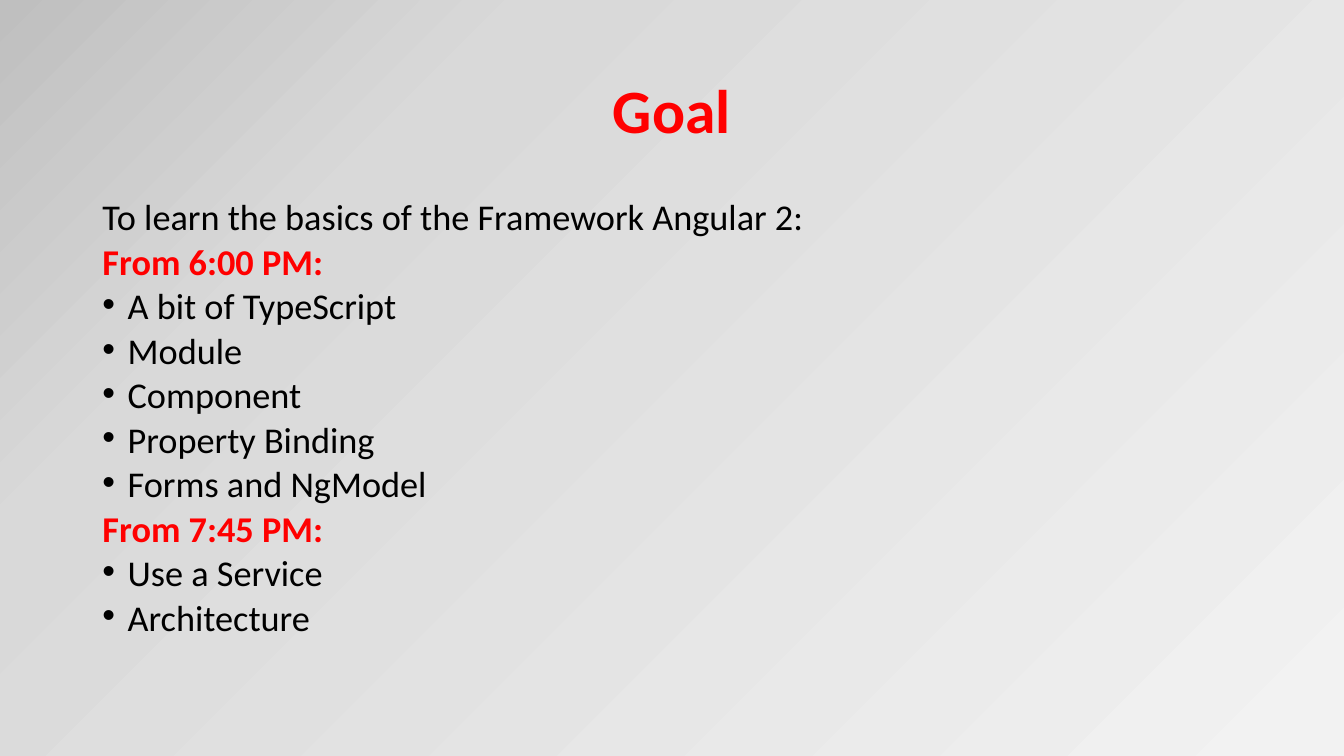
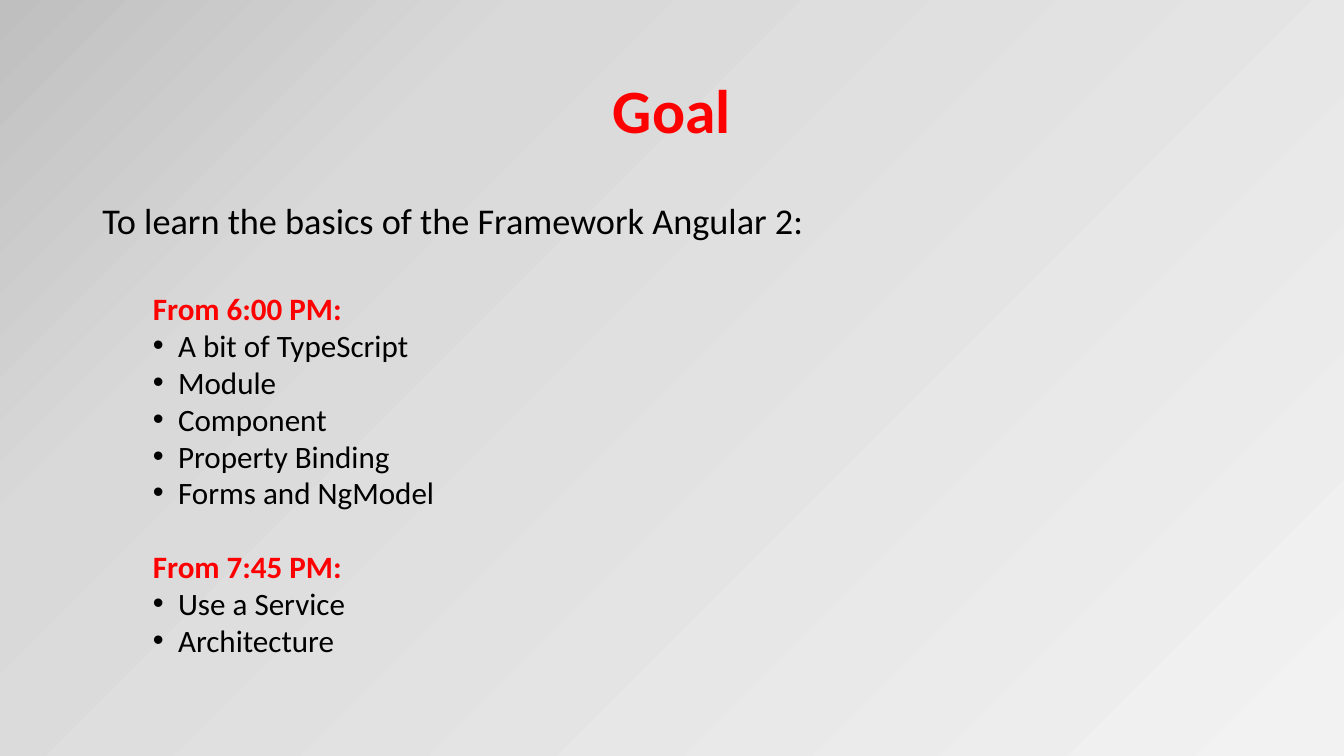
Before and after one commit to OrdinaNederland/hackjam-angular, a slide deck: slide 2 of Angular2.pptx. Drawn at 1344x756 pixels with LibreOffice and Linux fonts; fonts in the diff are those of the drawing. Boxes give left, top, right and bottom in pixels: in the first picture for what was removed or moved away, otherwise in the second. Text is boxed around its words. In the diff, an @@ line names an element or a change of style, - is before the commit and + after.

Commit message:
architecture

```diff
--- a/Angular2.pptx
+++ b/Angular2.pptx
@@ text "To learn the basics of ..." at box(102, 208, 803, 653): size 25.9 to 22.2 pt in "From 6:00 PM:", "A bit of TypeScript", "Module", "Component" and 5 more places; line spacing 0.7 to 0.8; list level 1 to 2 in "From 6:00 PM:"; list level 1 to 2 in "A bit of TypeScript"; list level 1 to 2 in "Module"; list level 1 to 2 in "Component"; list level 1 to 2 in "Property Binding"; list level 1 to 2 in "Forms and NgModel"; list level 1 to 2 in "From 7:45 PM:"; list level 1 to 2 in "Use a Service"; list level 1 to 2 in "Architecture" @@
```
Also in this commit, not shown: 11 other slides changed, 2 slides added, 1 other file.
